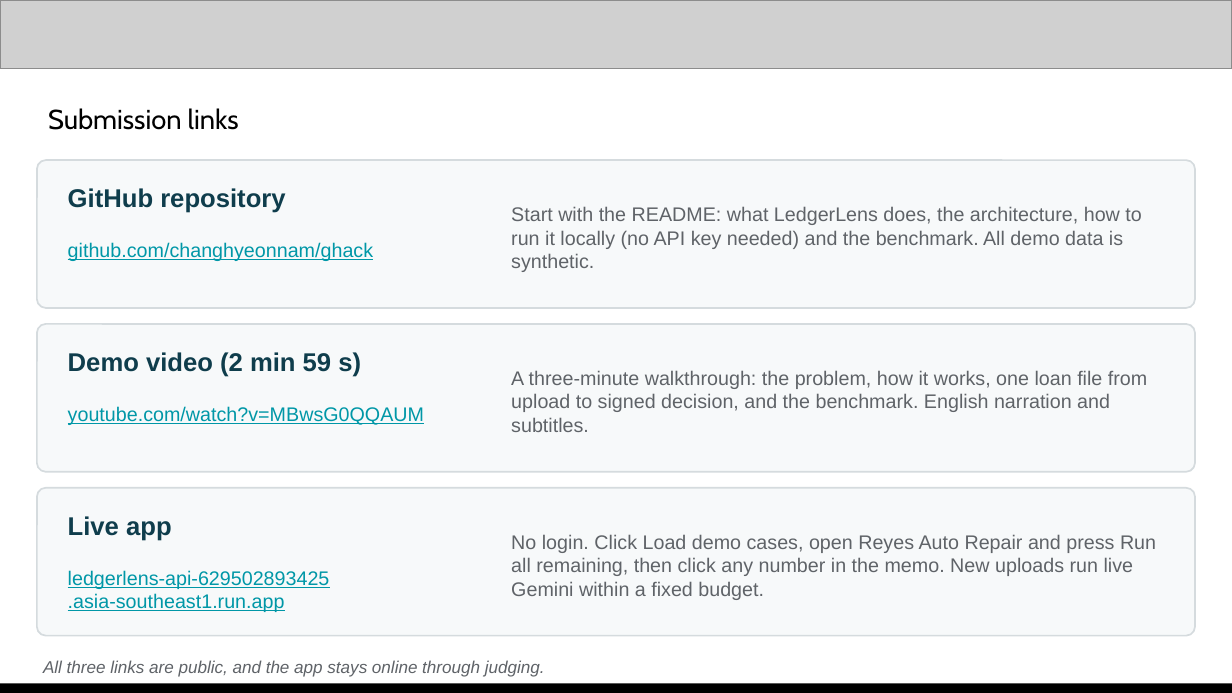
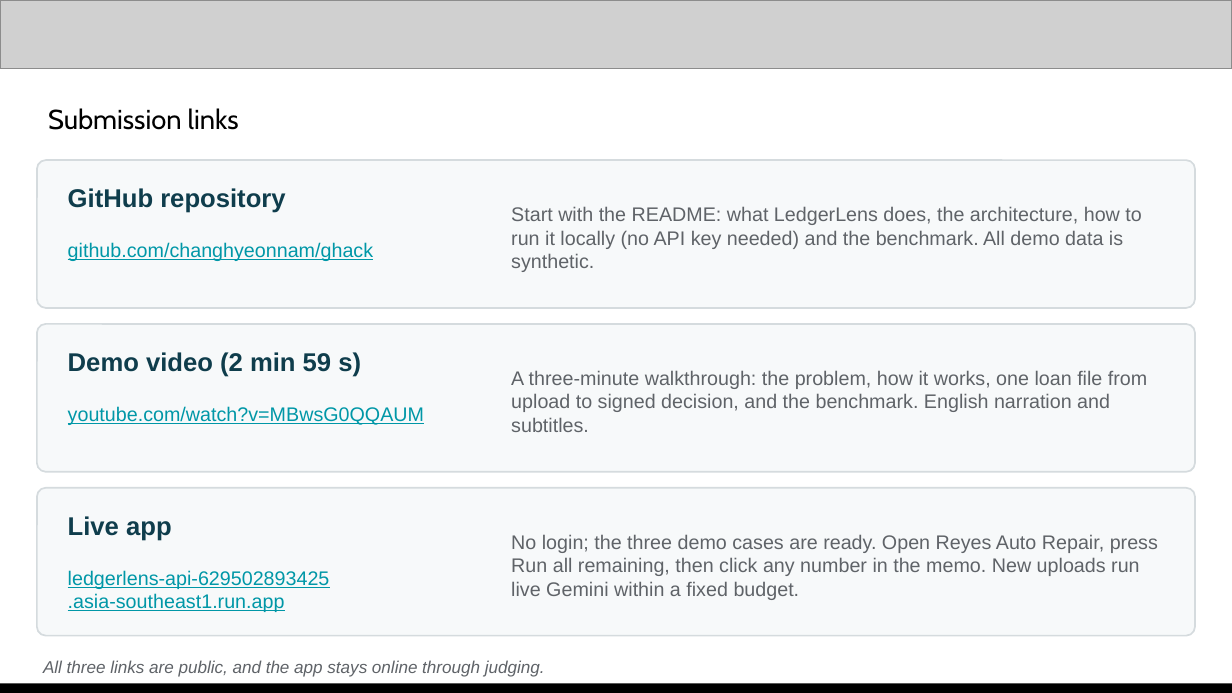
Before and after one commit to changhyeonnam/ghack, a slide deck: slide 14 of presentation/LedgerLens_AI_Builder_Cup_Submission.pptx. Drawn at 1232x693 pixels with LibreOffice and Linux fonts; fonts in the diff are those of the drawing; grey boxes stand for pictures. Boxes give left, top, right and bottom in pixels: in the first picture for what was removed or moved away, otherwise in the second. Text is boxed around its words. In the diff, an @@ line names an element or a change of style, - is before the commit and + after.

Commit message:
Demo cases load on first visit; workspace ids stay private; upload limits
- The portfolio prepares the browser's own copy of the three demo cases on the first
  visit, so there is nothing to click before trying the app.
- API responses no longer contain workspace ids: a shared case exposed its owner's id,
  which could be replayed to edit or delete that case. Cases now report "you" or
  "shared". Regression test added.
- Upload limits bound live cost: 30 pages per document, 40 documents per case.
- README and deck: live app and video links; usage text matches the automatic demo.

```diff
--- a/presentation/LedgerLens_AI_Builder_Cup_Submission.pptx
+++ b/presentation/LedgerLens_AI_Builder_Cup_Submission.pptx
@@ text at box(511, 534, 1158, 600): text changed @@
-No login. Click Load demo cases, open Reyes Auto Repair and press Run all remaining, then click any number in the memo. New uploads run live Gemini within a fixed budget.
+No login; the three demo cases are ready. Open Reyes Auto Repair, press Run all remaining, then click any number in the memo. New uploads run live Gemini within a fixed budget.
```
Also in this commit, not shown: 9 other files.
